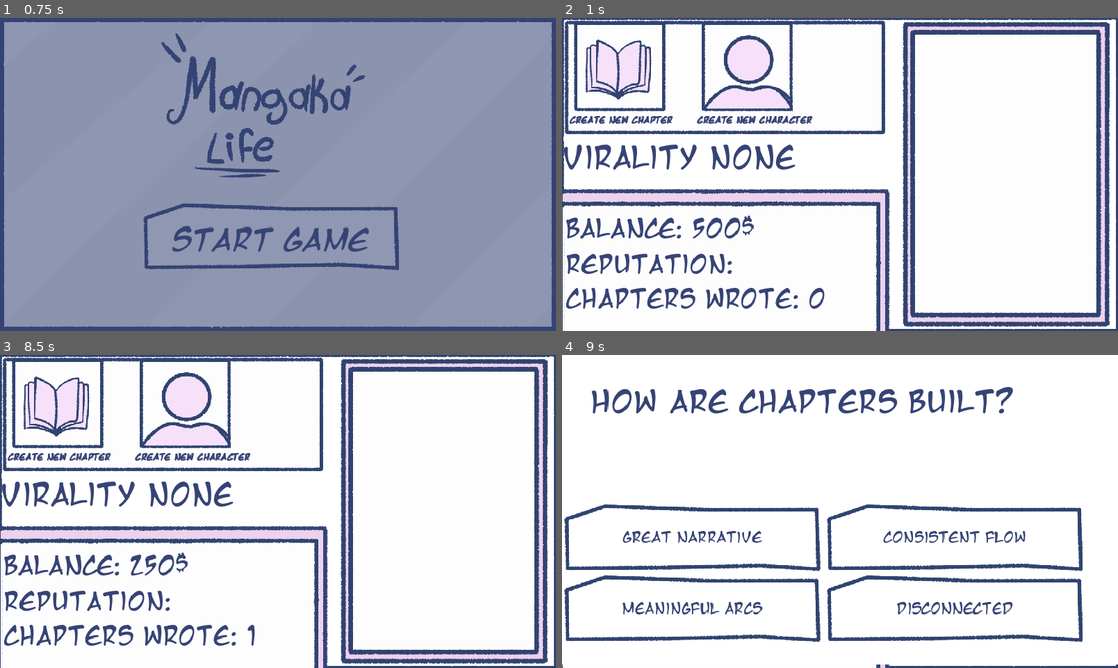
Above: before the commit, frames 1-4 (two rows, left to right).
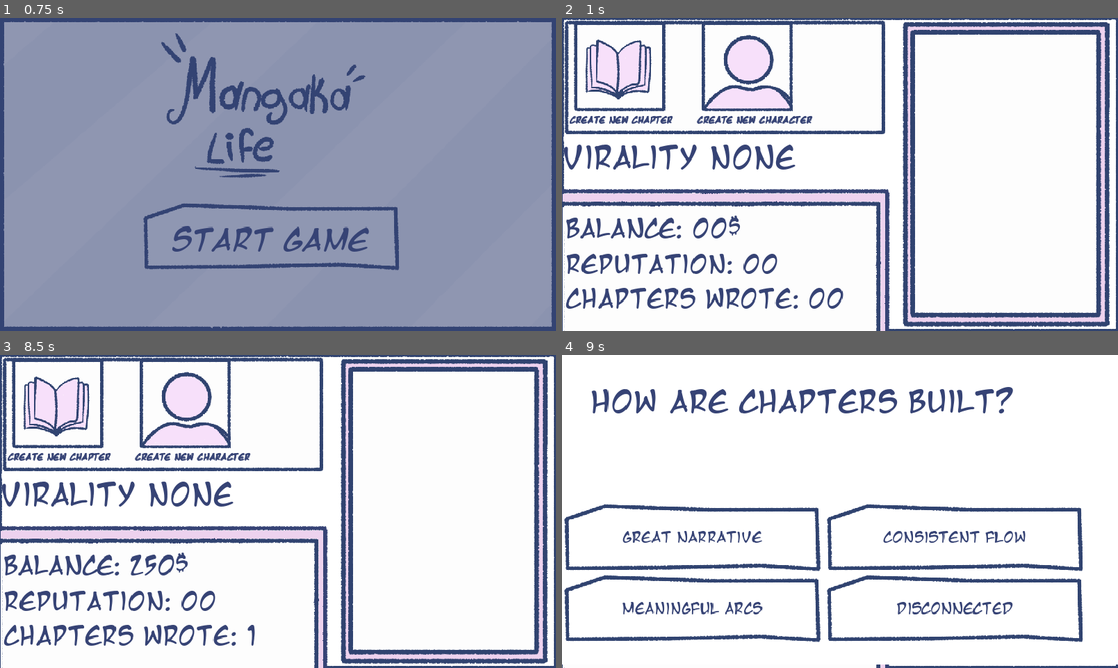
Above: after the commit, the same moments.

Repository: Noodle-Dev/Mangaka-Life
Game: Godot game, scene res://assets/scenes/Menus/Main_Menu.tscn
The game is run twice, just before and just after one commit, with the same random seed, the same clock (stepped at 60 frames per second) and the same inputs. The project has no main scene, so this scene is started directly. The engine's default icon, where the game draws it, is replaced by a stand-in: a white triangle on a blue panel in a dark square.
Inputs (mouse positions are in pixels of both pictures, inside the frame that each line leads up to):
- Up to frame 1 (0.75 s): click "Start Game" at 0.5 s
- Up to frame 2 (1 s): no input
- Up to frame 3 (8.5 s): click "Create New CHapter" at 1.25 s; click "Create New CHapter" at 2 s; click "Create New Character" at 2.75 s; click "Create New Character" at 3.5 s; click "Balanced" at 4.25 s; click "Strong resolution" at 5 s; click "Friendship" at 5.75 s; click "Epic battle" at 6.5 s; click "Dark city" at 7.25 s; click (278, 502) at 8 s
- Up to frame 4 (9 s): click "Create New CHapter" at 8.75 s

Frame 1 is identical in both runs. In frame 2, 0.7% of the frame differs, in the area x 23-51%, y 63-93%; in frame 3, 0.2%; in frame 4, nothing differs.

Commit message:
Minor changes

Diff:
--- a/assets/scripts/Chapter_Creation/Critic_User_Logic.gd
+++ b/assets/scripts/Chapter_Creation/Critic_User_Logic.gd
@@ -1,7 +1,7 @@
 extends Control
 
 @onready var user_name = $User/UserName
-@onready var user_opinion = $User/UserOpiniion
+@onready var user_opinion = $User/UserOpinion  # Corregido error tipográfico
 @onready var user_pic = $User/UserPic
 
 # Export variables
@@ -18,48 +18,47 @@
 	unique_threshold = randi() % 101  # Entre 0 y 100
 	print("El umbral de exigencia del crítico es:", unique_threshold)
 
-	# Verificar la estructura de nodos
+	# Verificar que los nodos están correctamente configurados
 	if user_name == null or user_opinion == null or user_pic == null:
-		print("Error: Los nodos 'user_name', 'user_opinion' o 'user_pic' no están configurados.")
-		print_tree()  # Imprime la estructura de nodos para depuración
+		print("Error: Algún nodo está mal configurado.")
+		print_tree()  # Muestra la estructura del árbol para depuración
 		return
 
-	# Llamar a la función para inicializar datos del crítico
-	set_critic_data()
+func set_critic_data(global_score: int, threshold: int, likes_higher: bool):
+	"""
+	Configura los datos únicos del crítico, incluyendo su nombre, opinión y avatar.
+	"""
+	unique_threshold = threshold
 
-func set_critic_data(global_score: int = 0):
-	"""
-	Asigna datos únicos al crítico, como nombre, opinión y avatar.
-	El parámetro `global_score` determina la calidad del contenido (por ejemplo, `GlobalData.G_FinalScore`).
-	"""
-	if user_name == null or user_opinion == null or user_pic == null:
-		print("Error: Los nodos 'user_name', 'user_opinion' o 'user_pic' no están configurados.")
-		return
+	if user_name != null:
+		user_name.text = random_names[randi() % random_names.size()]
+	else:
+		print("Error: 'user_name' es null.")
 
-	# Asigna un nombre aleatorio
-	user_name.text = random_names[randi() % random_names.size()]
+	if user_opinion != null:
+		var is_good = (global_score >= unique_threshold) if likes_higher else (global_score <= unique_threshold)
+		user_opinion.text = good_opinions[randi() % good_opinions.size()] if is_good else bad_opinions[randi() % bad_opinions.size()]
 
-	# Determina la opinión del crítico comparando su umbral único con el puntaje global
-	var is_good = global_score >= unique_threshold
-	user_opinion.text = good_opinions[randi() % good_opinions.size()] if is_good else bad_opinions[randi() % bad_opinions.size()]
+		# Modifica la reputación global dependiendo de la opinión del crítico
+		if is_good:
+			GlobalData.G_Reputation += randi_range(3, 10)  # Incrementa ligeramente la reputación
+		else:
+			GlobalData.G_Reputation -= randi_range(3, 10)  # Reduce ligeramente la reputación
+	else:
+		print("Error: 'user_opinion' es null.")
 
-	# Modifica la reputación global dependiendo de la opinión del crítico
-	if is_good:
-		GlobalData.G_Reputation += randi_range(3, 10)  # Incrementa ligeramente la reputación
-	else:
-		GlobalData.G_Reputation -= randi_range(3, 10)  # Reduce ligeramente la reputación
-
-	# Asigna una imagen aleatoria al crítico
 	set_random_user_pic()
 
-	# Depuración: Imprime la información del crítico
-	print("Crítico:", user_name.text, "Umbral:", unique_threshold, "Opinión:", user_opinion.text, "GlobalScore:", global_score)
+	print("Crítico:", user_name.text if user_name != null else "N/A",
+		  "Umbral:", unique_threshold,
+		  "Opinión:", user_opinion.text if user_opinion != null else "N/A",
+		  "GlobalScore:", global_score,
+		  "LikesHigher:", likes_higher)
 
 func set_random_user_pic():
 	"""
 	Selecciona una imagen aleatoria del directorio especificado y la asigna al nodo `user_pic`.
 	"""
-	# Genera la lista de nombres de imágenes en formato `ico_X`
 	var image_files = []
 	var index = 1
 	while true:
@@ -73,10 +72,9 @@
 		print("Error: No se encontraron imágenes en la carpeta", user_pic_folder)
 		return
 
-	# Escoge una imagen aleatoria y la asigna al TextureRect
 	var random_image = image_files[randi() % image_files.size()]
 	var texture = load(random_image)
-	if texture != null:
+	if texture != null and user_pic != null:
 		user_pic.texture = texture
 	else:
-		print("Error: No se pudo cargar la imagen", random_image)
+		print("Error: No se pudo cargar la imagen o 'user_pic' es null.")
--- a/assets/scripts/MainStats/main_stats_menu_Logic.gd
+++ b/assets/scripts/MainStats/main_stats_menu_Logic.gd
@@ -16,27 +16,30 @@
 @onready var critics_holder = $UI/Manga_Bg/Virality/Critics_Holder
 @export var criticObject: PackedScene = preload("res://assets/prefabs/Entity_Critic_UI.tscn")
 
-# Probabilidad de ocurrencia de una crítica
-@export var criticism_probability = 0.1  # 10% de probabilidad por frame
+# Temporizador para críticas
+@onready var criticism_timer = $CriticismTimer
 
-func _process(delta):
-	balance.text = "Balance: " + str(GlobalData.G_Balance) + "$"
-	reputation.text = "Reputation: "
-	chapters_wrote.text = "Chapters wrote: " + str(GlobalData.G_Chap_Wrote)
-	#virality_status.text = "Virality: "
+# Rango de tiempo para críticas (en segundos)
+@export var min_criticism_interval = 3
+@export var max_criticism_interval = 10
 
-	# Si hay más de un capítulo escrito, genera críticas de manera aleatoria
-	if GlobalData.G_Chap_Wrote > 1 and randf() < criticism_probability:
+func _ready():
+	# Configurar el temporizador al inicio
+	criticism_timer.wait_time = randf_range(min_criticism_interval, max_criticism_interval)
+	criticism_timer.start()
+
+# Función llamada por el temporizador
+func _on_CriticismTimer_timeout():
+	# Verifica si hay al menos un capítulo escrito
+	if GlobalData.G_Chap_Wrote >= 1:
 		generate_criticism()
 
-func DetermineRep():
-	pass #Basado en GlobalData.G_Reputation determina si tiene buena reputacion, mala reputacion basandonos en un valor que ira subiendo dependiendo en la demanda de los criticos
-
+	# Configura el temporizador para un intervalo aleatorio nuevamente
+	criticism_timer.wait_time = randf_range(min_criticism_interval, max_criticism_interval)
+	criticism_timer.start()
 
 func generate_criticism():
-	# Verifica que criticObject sea válido
 	if criticObject and criticObject is PackedScene:
-		# Instancia un nuevo objeto de crítica
 		var new_critic = criticObject.instantiate()
 
 		# Configura las preferencias del crítico
@@ -48,12 +51,9 @@
 
 		# Añade el objeto al contenedor de críticas (critics_holder)
 		critics_holder.add_child(new_critic)
-
-		# Mensaje de consola para verificar
 		print("Crítico generado y añadido al contenedor de críticas.")
 	else:
 		print("Error: criticObject no es un PackedScene válido.")
-
 
 # Función para manejar el botón de creación de capítulos
 func _on_create_chapter_button_pressed():
@@ -61,18 +61,18 @@
 	if GlobalData.G_Balance >= 250:
 		GlobalData.G_Balance -= 250
 		balance.text = "Balance: " + str(GlobalData.G_Balance) + "$"
+		GlobalData.G_Chap_Wrote += 1
+		chapters_wrote.text = "Chapters wrote: " + str(GlobalData.G_Chap_Wrote)
 		transitions_panels.play("CH_Maker_Enter")
-		# Espera a que termine la animación y luego inicializa el creador de capítulos
 		ChapterMakerPanel.initialize_quiz()
 	else:
 		# Si no hay suficiente balance, muestra un mensaje de error o avisa al jugador
 		print("No tienes suficiente balance para crear un capítulo.")
 		# Aquí puedes añadir un mensaje visual en la interfaz si lo prefieres
 
-
 # Función para manejar el botón de creación de personajes
 func _on_create_character_button_pressed():
-		# Resta 250 de balance por cada capítulo creado
+	# Resta 150 de balance por cada personaje creado
 	if GlobalData.G_Balance >= 150:
 		GlobalData.G_Balance -= 150
 		balance.text = "Balance: " + str(GlobalData.G_Balance) + "$"
@@ -81,5 +81,5 @@
 		ChapterMakerPanel.initialize_quiz()
 	else:
 		# Si no hay suficiente balance, muestra un mensaje de error o avisa al jugador
-		print("No tienes suficiente balance para crear un capítulo.")
+		print("No tienes suficiente balance para crear un personaje.")
 		# Aquí puedes añadir un mensaje visual en la interfaz si lo prefieres
